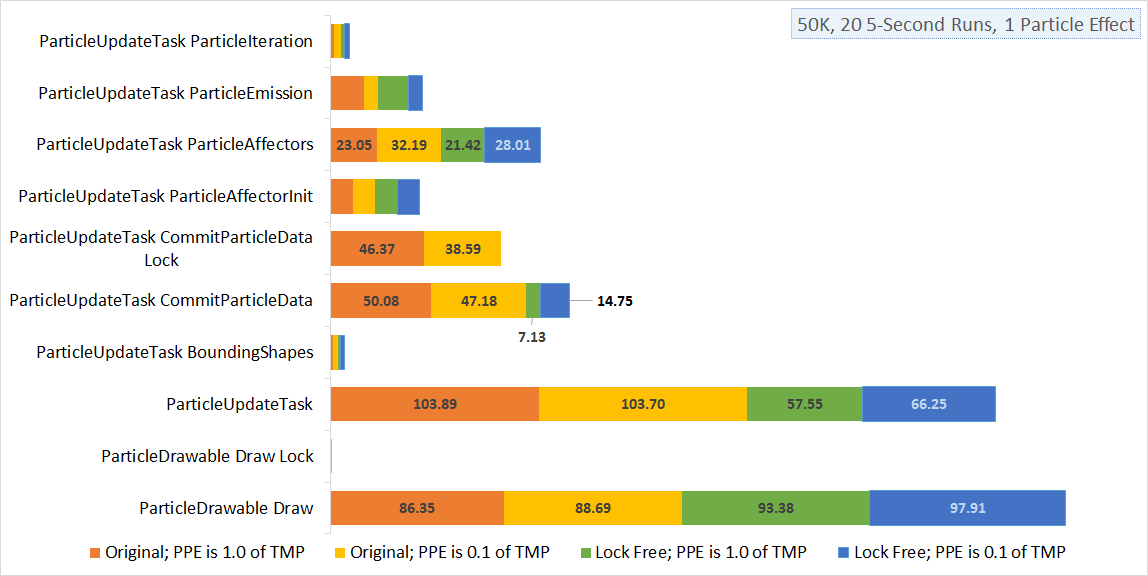
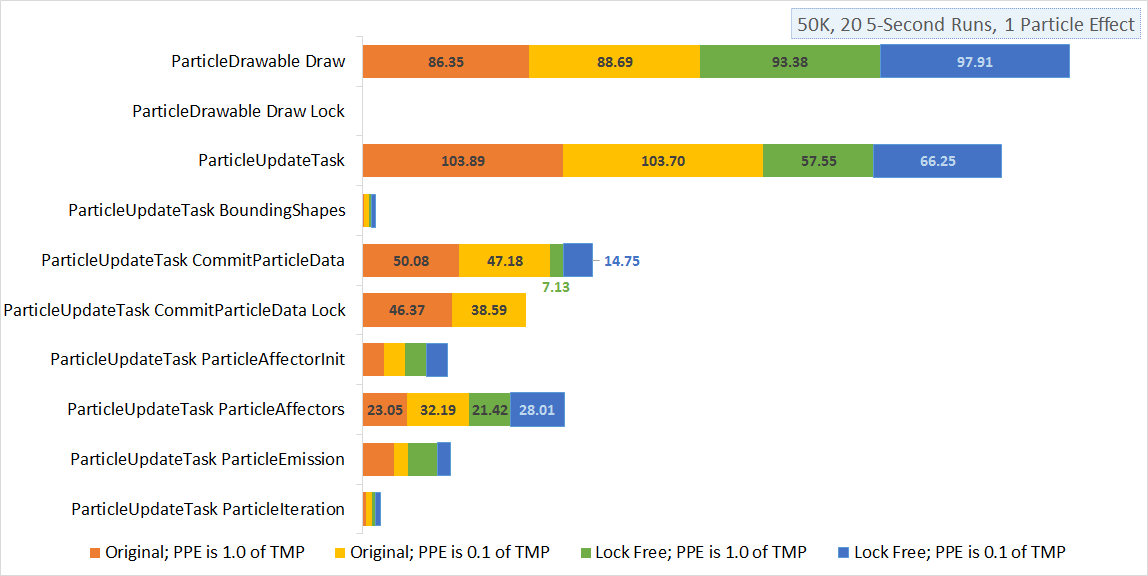
The second 1148px x 576px image is a revision of the first. Changes to its layers:
added layer "Layer 4" above "Layer 3" over <box>4,15,1070,534</box>
